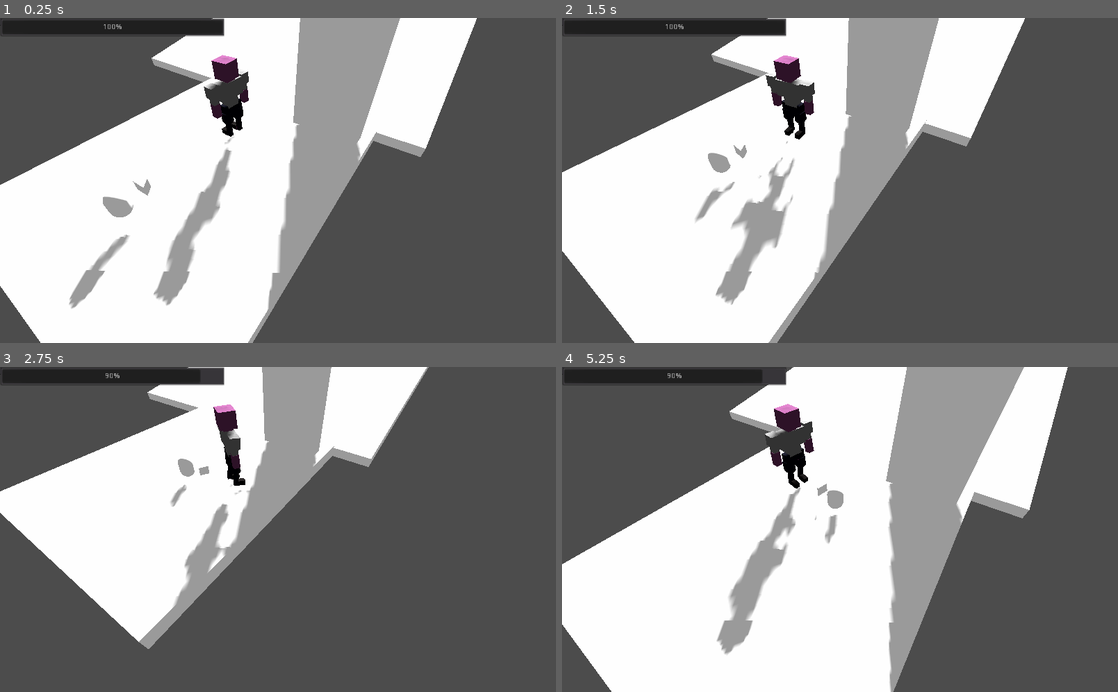
Above: before the commit, frames 1-4 (two rows, left to right).
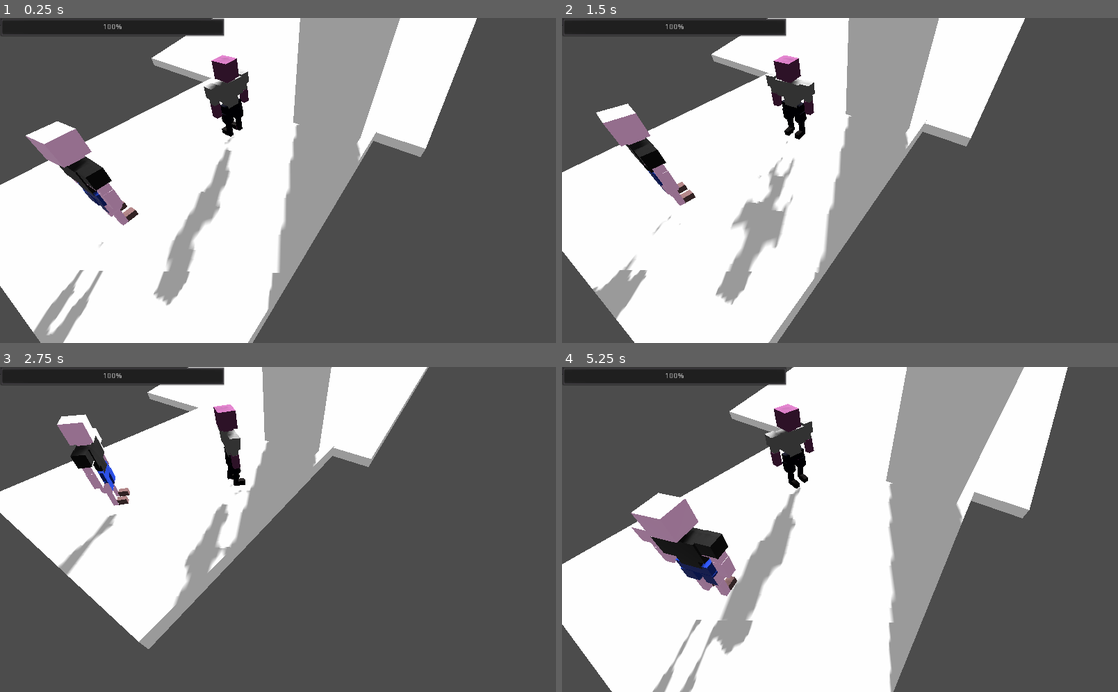
Above: after the commit, the same moments.

Repository: petwoo10/Game2021
Game: Godot game, scene res://test level.tscn
The game is run twice, just before and just after one commit, with the same random seed, the same clock (stepped at 60 frames per second) and the same inputs.
Inputs (mouse positions are in pixels of both pictures, inside the frame that each line leads up to):
- Up to frame 1 (0.25 s): no input
- Up to frame 2 (1.5 s): tap Enter (ui_accept) at 0.5, 0.77 s; move the mouse to (962, 164) at 0.52 s; hold Right (ui_right) 0.53-1.28 s; move the mouse to (728, 196) at 1.27 s; hold Down (ui_down) from 1.28 s (still down)
- Up to frame 3 (2.75 s): tap Enter (ui_accept) at 1.52 s; move the mouse to (333, 458) at 2.02 s; release Down (ui_down) at 2.03 s; hold Right (ui_right) from 2.03 s (still down)
- Up to frame 4 (5.25 s): move the mouse to (812, 594) at 2.77 s; release Right (ui_right) at 2.78 s; hold Up (ui_up) 2.78-3.53 s; tap Enter (ui_accept) at 3.02, 3.77, 4.52 s; move the mouse to (1006, 578) at 3.52 s; hold Left (ui_left) 3.53-5.03 s; move the mouse to (673, 480) at 4.27 s; move the mouse to (867, 529) at 5.02 s; hold Down (ui_down) from 5.03 s (still down)

The runs differ from the first frame. In frame 1, 3.5% of the frame differs, in the area x 4-28%, y 31-100%; in frame 2, 2.7%; in frame 3, 2.1%; in frame 4, 4.1%, in the area x 0-91%, y 1-100%.

Commit message:
enemy antioms

Diff:
--- /dev/null
+++ b/I will Rise/enemy.tscn
@@ -0,0 +1,5 @@
+[gd_scene load_steps=2 format=2]
+
+[ext_resource path="res://model/enemy .glb" type="PackedScene" id=1]
+
+[node name="enemy" instance=ExtResource( 1 )]
--- a/I will Rise/enermy.gd
+++ b/I will Rise/enermy.gd
@@ -4,7 +4,7 @@
 var player
 var move_speed = 230
 var follow_player = false
-var enermy_health = 30
+var enermy_health = 50
 var player_list = ["res://Player.tscn"]
 var enemy_attack = 10
 
@@ -20,7 +20,12 @@
 		var pos = player.global_transform.origin
 		var facing = -global_transform.basis.z
 		look_at(pos,Vector3.UP)
-		move_and_slide(facing * move_speed *delta)
+		if $RayCast.get_collider() !=null:
+			if $RayCast.get_collider().name == "player":
+				move_and_slide(facing * move_speed *delta,Vector3.UP)
+				$enemy/AnimationPlayer.play("runing")
+		else:
+			$enemy/AnimationPlayer.play("idle")
 
 
 
--- a/I will Rise/enermy.tscn
+++ b/I will Rise/enermy.tscn
@@ -1,6 +1,7 @@
-[gd_scene load_steps=7 format=2]
+[gd_scene load_steps=8 format=2]
 
 [ext_resource path="res://enermy.gd" type="Script" id=1]
+[ext_resource path="res://model/enemy .glb" type="PackedScene" id=2]
 
 [sub_resource type="CapsuleShape" id=1]
 
@@ -19,16 +20,18 @@
 script = ExtResource( 1 )
 
 [node name="CollisionShape" type="CollisionShape" parent="."]
-transform = Transform( 1.5, 0, 0, 0, -6.55671e-08, -1.5, 0, 1.5, -6.55671e-08, 0, 2.2843, 0 )
+transform = Transform( 2, 0, 0, 0, -8.74228e-08, -3, 0, 2, -1.31134e-07, 0, 5.06078, 0 )
 shape = SubResource( 1 )
 
 [node name="diertion" type="MeshInstance" parent="."]
 transform = Transform( -0.810002, -4.43853e-08, 1.94014e-15, 0, -2.53409e-08, -0.579732, 7.08126e-08, -0.507709, 2.21926e-08, 0, 1.52868, -2.81275 )
+visible = false
 mesh = SubResource( 2 )
 material/0 = null
 
 [node name="body" type="MeshInstance" parent="."]
 transform = Transform( 1, 0, 0, 0, -4.37114e-08, -1, 0, 1, -4.37114e-08, 0, 1.52868, -4.76837e-07 )
+visible = false
 mesh = SubResource( 3 )
 material/0 = null
 
@@ -49,6 +52,9 @@
 transform = Transform( 1, 0, 0, 0, 1, 0, 0, 0, 1, 0, 3.35076, 4.86082 )
 shape = SubResource( 5 )
 
+[node name="enemy" parent="." instance=ExtResource( 2 )]
+transform = Transform( -1, 0, -8.74228e-08, 0, 1, 0, 8.74228e-08, 0, -1, 0, 0, 0 )
+
 [connection signal="body_entered" from="Area" to="." method="_on_Area_body_entered"]
 [connection signal="body_exited" from="Area" to="." method="_on_Area_body_exited"]
 [connection signal="body_entered" from="hitbox" to="." method="_on_hitbox_body_entered"]
--- a/I will Rise/test level.tscn
+++ b/I will Rise/test level.tscn
@@ -80,7 +80,7 @@
 [node name="User_interface" parent="." instance=ExtResource( 5 )]
 
 [node name="enermy" parent="." instance=ExtResource( 4 )]
-transform = Transform( 1, 0, 0, 0, 1, 0, 0, 0, 1, 0, 2, -14 )
+transform = Transform( 1, 0, 0, 0, 1, 0, 0, 0, 1, 0, 1.75887, -14 )
 
 [editable path="Player"]
 [editable path="Player/newplayer"]
Not shown, added: I will Rise/model/enemy .dae
Not shown, added: I will Rise/model/enemy .dae.import
Binary file added: I will Rise/model/enemy .glb
Not shown, added: I will Rise/model/enemy .glb.import
